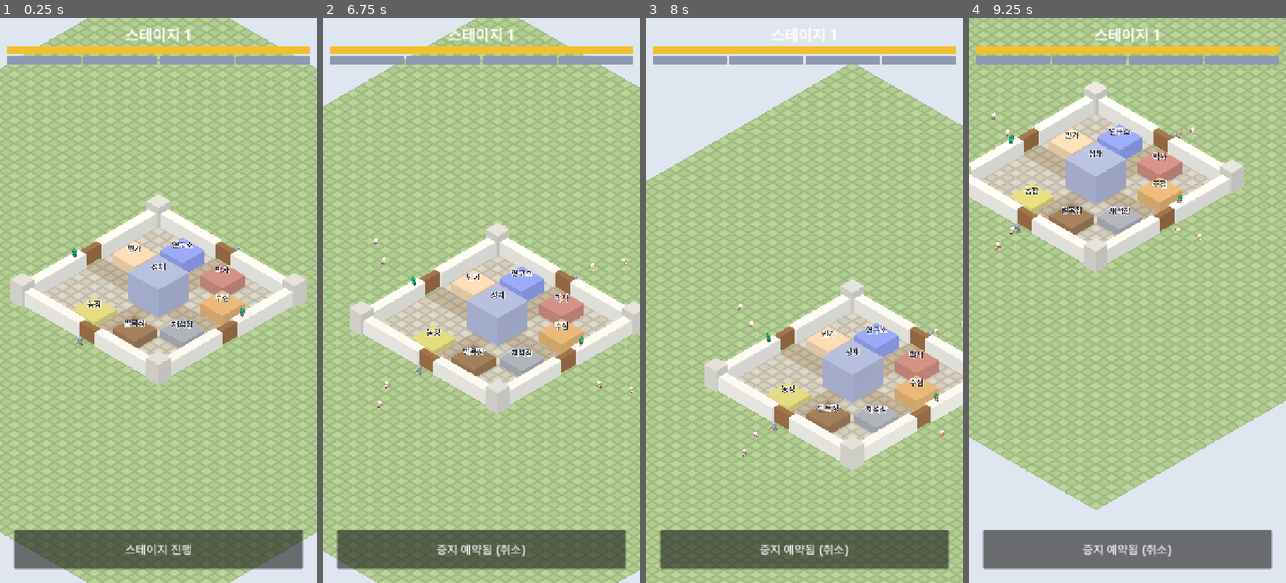
Above: before the commit, frames 1-4 (left to right).
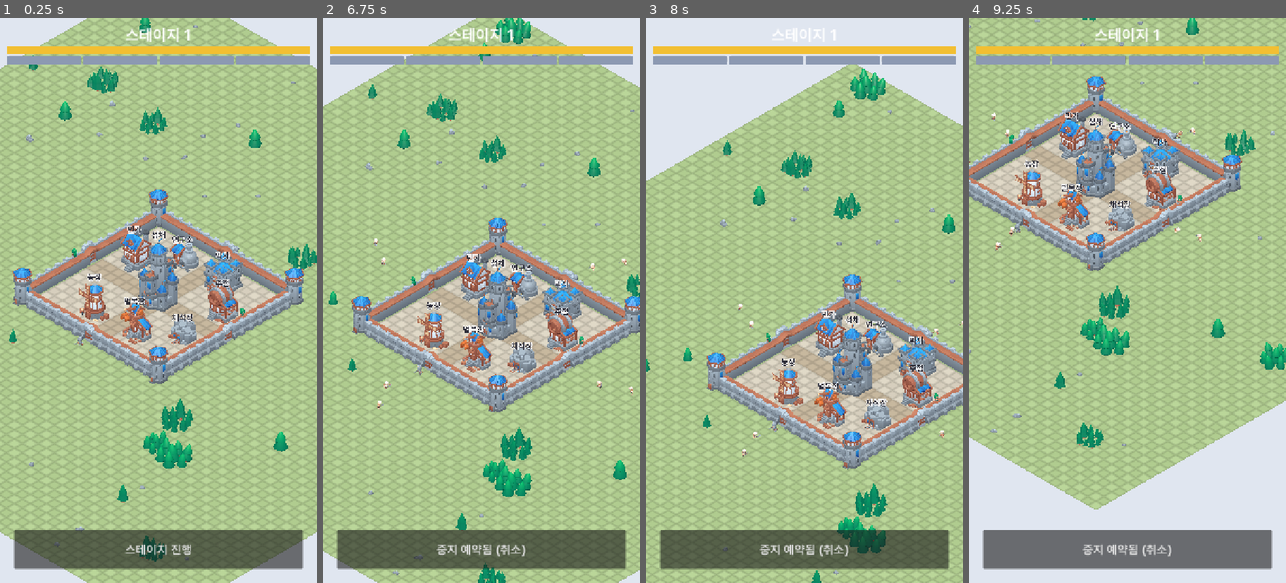
Above: after the commit, the same moments.

Repository: ILSEONG/CastleRPG
Game: Godot game, scene res://scenes/main.tscn
Same seed, same stepped clock (60 frames per second), same inputs: the game is played once before the commit and once after it.
Inputs (mouse positions are in pixels of both pictures, inside the frame that each line leads up to):
- Up to frame 1 (0.25 s): no input
- Up to frame 2 (6.75 s): click "스테이지 진행" at 0.5 s; click "이번 스테이지 후 중지" at 1.25 s; click "중지 예약됨 (취소)" at 2 s; click "이번 스테이지 후 중지" at 2.75 s; click "중지 예약됨 (취소)" at 3.5 s; click "이번 스테이지 후 중지" at 4.25 s; click "중지 예약됨 (취소)" at 5 s; move the mouse to (551, 272) at 5.77 s; click (551, 272) at 5.92 s; tap Enter at 6.5 s; drag from (418, 328) to (465, 413) at 6.52 s
- Up to frame 3 (8 s): move the mouse to (836, 176) at 7.27 s; click (836, 176) at 7.42 s
- Up to frame 4 (9.25 s): drag from (1111, 413) to (1032, 215) at 8.02 s; move the mouse to (1222, 385) at 8.77 s; click (1222, 385) at 8.92 s

The runs differ from the first frame. In frame 1, 16% of the frame differs, in the area x 2-100%, y 0-97%; in frame 2, 16%, in the area x 1-100%, y 0-100%; in frame 3, 15%; in frame 4, 15%.

Commit message:
feat: KayKit castle walls, gates, towers, buildings and nature scatter
Co-Authored-By: Claude Opus 5.5 <noreply@anthropic.com>

Diff:
--- a/scripts/art.gd
+++ b/scripts/art.gd
@@ -4,10 +4,6 @@
 ## 오토로드 참조 없음 → 헤드리스 테스트에서 preload 가능.
 
 const HERO_SELECTED := Color(1.0, 0.9, 0.2)
-# 아래 셋은 플레이스홀더용. Task 2·3에서 안 쓰게 되면 삭제.
-const WALL := Color(0.86, 0.84, 0.78)
-const TOWER := Color(0.78, 0.76, 0.70)
-const GATE := Color(0.55, 0.38, 0.22)
 
 const CHARACTER_SCALE := 0.75     # KayKit 캐릭터 키 약 2.2 → 약 1.65m
 const CORPSE_SEC := 1.6           # 몬스터 사망 애니메이션 뒤 제거까지
@@ -90,15 +86,6 @@
 	return mi
 
 
-## 바닥이 y=0에 닿는 박스. (플레이스홀더용 — Task 3 뒤 안 쓰면 삭제)
-static func box(size: Vector3, color: Color) -> MeshInstance3D:
-	var bm := BoxMesh.new()
-	bm.size = size
-	var mi := mesh(bm, color)
-	mi.position.y = size.y / 2.0
-	return mi
-
-
 static func instance(path: String) -> Node3D:
 	return (load(path) as PackedScene).instantiate()
 
--- a/scripts/balance.gd
+++ b/scripts/balance.gd
@@ -27,7 +27,6 @@
 const WALL_H := 3.0                   # 성벽 높이 = 성벽 위 발판 높이
 const GATE_W := 4.0                   # 성문 폭 (2타일)
 const TOWER_SIZE := 3.0               # 모서리 탑 한 변
-const TOWER_H := 4.5
 const MAP_HALF := 70.0                # 바닥 절반 크기
 const SPAWN_MARGIN := 22.0            # 성벽 바깥면에서 스폰 지점까지
 const SPAWN_SPREAD := 6.0             # 스폰 지점 좌우 흩어짐 (±)
@@ -51,14 +50,14 @@
 ## 건물 배치 (플레이스홀더). cell = 최소 모서리 타일 좌표, size = 타일 수. 성 중심이 타일 경계 (0,0).
 ## 레벨 1 내부 타일 범위 -8..7. 성채 외 건물은 벽 쪽 1칸 여유(-7..6)를 두고 십자 도로(-1·0)를 피한다.
 const BUILDINGS := [
-	{"id": "keep", "name": "성채", "cell": Vector2i(-2, -2), "size": Vector2i(4, 4), "height": 6.0, "color": Color(0.62, 0.64, 0.72)},
-	{"id": "barracks", "name": "막사", "cell": Vector2i(1, -7), "size": Vector2i(3, 3), "height": 2.4, "color": Color(0.72, 0.48, 0.42)},
-	{"id": "tavern", "name": "주점", "cell": Vector2i(4, -4), "size": Vector2i(3, 3), "height": 2.4, "color": Color(0.80, 0.62, 0.38)},
-	{"id": "lab", "name": "연구소", "cell": Vector2i(-4, -7), "size": Vector2i(3, 3), "height": 2.8, "color": Color(0.52, 0.56, 0.80)},
-	{"id": "houses", "name": "민가", "cell": Vector2i(-7, -4), "size": Vector2i(3, 3), "height": 2.0, "color": Color(0.86, 0.74, 0.58)},
-	{"id": "lumber", "name": "벌목장", "cell": Vector2i(1, 4), "size": Vector2i(3, 3), "height": 1.8, "color": Color(0.55, 0.42, 0.28)},
-	{"id": "quarry", "name": "채석장", "cell": Vector2i(4, 1), "size": Vector2i(3, 3), "height": 1.6, "color": Color(0.60, 0.60, 0.60)},
-	{"id": "farm", "name": "농장", "cell": Vector2i(-4, 4), "size": Vector2i(3, 3), "height": 1.0, "color": Color(0.78, 0.74, 0.40)},
+	{"id": "keep", "name": "성채", "cell": Vector2i(-2, -2), "size": Vector2i(4, 4)},
+	{"id": "barracks", "name": "막사", "cell": Vector2i(1, -7), "size": Vector2i(3, 3)},
+	{"id": "tavern", "name": "주점", "cell": Vector2i(4, -4), "size": Vector2i(3, 3)},
+	{"id": "lab", "name": "연구소", "cell": Vector2i(-4, -7), "size": Vector2i(3, 3)},
+	{"id": "houses", "name": "민가", "cell": Vector2i(-7, -4), "size": Vector2i(3, 3)},
+	{"id": "lumber", "name": "벌목장", "cell": Vector2i(1, 4), "size": Vector2i(3, 3)},
+	{"id": "quarry", "name": "채석장", "cell": Vector2i(4, 1), "size": Vector2i(3, 3)},
+	{"id": "farm", "name": "농장", "cell": Vector2i(-4, 4), "size": Vector2i(3, 3)},
 ]
 
 
--- a/scripts/buildings.gd
+++ b/scripts/buildings.gd
@@ -1,30 +1,68 @@
 extends Node3D
-## 성 안 건물 플레이스홀더 (Balance.BUILDINGS). 기능 없음 — 크기·배치 확인용.
-## 건물 기능(자원·업그레이드)은 서브프로젝트 2.
+## 성 안 건물(KayKit 모델, 기능 없음 — 서브프로젝트 2)과 성 밖 자연물 장식.
+## 건물은 모델 AABB를 재서 부지에 맞는 최대 균일 배율로 놓는다. 자연물은 시드 고정 난수로 흩는다.
 
 const Balance := preload("res://scripts/balance.gd")
 const Art := preload("res://scripts/art.gd")
 const FONT := preload("res://assets/fonts/Pretendard-SemiBold.otf")
 
-const GAP := 0.4  # 타일 경계와 건물 벽 사이 여유 (격자선이 보이게)
+var half: float = 16.0  # 성 내부 절반 크기. main이 add_child 전에 castle.half로 설정
 
 
 func _ready() -> void:
 	for b in Balance.BUILDINGS:
-		var size := Vector3(b.size.x * Balance.TILE - GAP, b.height, b.size.y * Balance.TILE - GAP)
-		var center := Vector3((b.cell.x + b.size.x / 2.0) * Balance.TILE, 0, (b.cell.y + b.size.y / 2.0) * Balance.TILE)
-		var box := Art.box(size, b.color)
-		box.position += center
-		add_child(box)
-		var label := Label3D.new()
-		label.text = b.name
-		label.font = FONT
-		label.font_size = 48
-		label.outline_size = 12
-		label.pixel_size = 0.03
-		label.billboard = BaseMaterial3D.BILLBOARD_ENABLED
-		label.no_depth_test = true
-		label.modulate = Color(0.18, 0.18, 0.22)
-		label.outline_modulate = Color(1, 1, 1, 0.9)
-		label.position = center + Vector3(0, b.height + 1.2, 0)
-		add_child(label)
+		_place_building(b)
+	_scatter_nature()
+
+
+func _place_building(b: Dictionary) -> void:
+	var plot := Vector2(b.size.x * Balance.TILE - Art.BUILDING_GAP, b.size.y * Balance.TILE - Art.BUILDING_GAP)
+	var center := Vector3((b.cell.x + b.size.x / 2.0) * Balance.TILE, 0, (b.cell.y + b.size.y / 2.0) * Balance.TILE)
+	var model := Art.instance(Art.BUILDING_MODELS[b.id])
+	var box := Art.model_aabb(model)
+	var s := minf(plot.x / box.size.x, plot.y / box.size.z)
+	model.scale = Vector3.ONE * s
+	model.position = center - Vector3(box.get_center().x, box.position.y, box.get_center().z) * s
+	add_child(model)
+	var label := Label3D.new()
+	label.text = b.name
+	label.font = FONT
+	label.font_size = 48
+	label.outline_size = 12
+	label.pixel_size = 0.03
+	label.billboard = BaseMaterial3D.BILLBOARD_ENABLED
+	label.no_depth_test = true
+	label.modulate = Color(0.18, 0.18, 0.22)
+	label.outline_modulate = Color(1, 1, 1, 0.9)
+	label.position = center + Vector3(0, box.size.y * s + 1.0, 0)
+	add_child(label)
+
+
+## 성벽 근처·괴물 진입로(두 축)·서로 가까운 자리를 피해 나무·바위를 흩는다.
+func _scatter_nature() -> void:
+	var rng := RandomNumberGenerator.new()
+	rng.seed = Art.NATURE_SEED
+	var keep_out := half + Balance.WALL_T + Art.NATURE_CASTLE_MARGIN
+	var lim := Balance.MAP_HALF - 4.0
+	var placed: Array[Vector2] = []
+	var tries := 0
+	while placed.size() < Art.NATURE_COUNT and tries < Art.NATURE_COUNT * 20:
+		tries += 1
+		var p := Vector2(rng.randf_range(-lim, lim), rng.randf_range(-lim, lim))
+		if maxf(absf(p.x), absf(p.y)) < keep_out:
+			continue
+		if absf(p.x) < Art.LANE_HALF_WIDTH or absf(p.y) < Art.LANE_HALF_WIDTH:
+			continue
+		var crowded := false
+		for q in placed:
+			if p.distance_to(q) < Art.NATURE_MIN_GAP:
+				crowded = true
+				break
+		if crowded:
+			continue
+		placed.append(p)
+		var n := Art.instance(Art.NATURE_MODELS[rng.randi_range(0, Art.NATURE_MODELS.size() - 1)])
+		n.position = Vector3(p.x, 0, p.y)
+		n.rotation.y = rng.randf_range(0.0, TAU)
+		n.scale = Vector3.ONE * Art.NATURE_SCALE * rng.randf_range(0.8, 1.2)
+		add_child(n)
--- a/scripts/castle.gd
+++ b/scripts/castle.gd
@@ -1,7 +1,8 @@
 extends Node3D
-## 성벽 4면(두께·높이 있는 벽) + 모서리 탑 + 성문 4개. 성문 HP의 진실은 GameState.
+## 성벽 4면 + 모서리 탑 + 성문 4개 (KayKit 모델). 성문 HP의 진실은 GameState.
 ## 여기는 시각화·탭 판정 영역·위치 제공만. 크기는 GameState.keep_level의 내부 크기,
 ## 위치 계산은 Formation static 함수에 위임한다.
+## 성벽은 wall_straight 조각을 "성문 가장자리 ~ 모서리 탑 가장자리" 구간에 균등 분할로 채운다.
 ## side: 0=N(-z) 1=E(+x) 2=S(+z) 3=W(-x)
 
 const Balance := preload("res://scripts/balance.gd")
@@ -13,32 +14,37 @@
 const TAP_MARGIN := Vector3(1, 1, 1)  # 탭 판정 박스 여유
 
 var half: float = 0.0
-var _gate_meshes: Array = []
+var _gate_doors: Array = []  # side -> [문짝 Node3D 두 개]
 
 
 func _ready() -> void:
 	half = Balance.interior_half(GameState.keep_level)
-	var seg_len := half + Balance.WALL_T - Balance.GATE_W / 2.0  # 성문 옆 벽 한 토막 (모서리 바깥까지)
+	var c := half + Balance.WALL_T / 2.0  # 성벽 중심선
+	var run := c - Balance.TOWER_SIZE / 2.0 - Balance.GATE_W / 2.0
+	var pieces := maxi(1, roundi(run / Art.WALL_PIECE_TARGET))
+	var piece_len := run / pieces
+	var sy := Balance.WALL_H / Art.WALL_MODEL_H
+	var sz := Balance.WALL_T / Art.WALL_MODEL_T
 	for side in 4:
+		var dir: Vector3 = Formation.SIDE_DIR[side]
 		var perp := Formation.perp(side)
 		var center := Formation.gate_position(half, side)
+		var yaw := atan2(dir.x, dir.z)  # 모델 정면(+Z)이 성 바깥을 보게
+		var gate := _place(Art.GATE_MODEL, center, yaw, Vector3(Balance.GATE_W / Art.WALL_MODEL_LEN, sy, sz))
+		var doors: Array = []
+		for door_name in Art.GATE_DOORS:
+			doors.append(gate.find_child(door_name, true, false))
+		_gate_doors.append(doors)
+		_add_tap_area(center, _along(perp, Balance.GATE_W, Balance.WALL_H, Balance.WALL_T), LAYER_GATE, side)
+		var seg_len := half + Balance.WALL_T - Balance.GATE_W / 2.0
 		for s in [-1.0, 1.0]:
+			for i in pieces:
+				var along: float = Balance.GATE_W / 2.0 + piece_len * (i + 0.5)
+				_place(Art.WALL_MODEL, center + perp * s * along, yaw, Vector3(piece_len / Art.WALL_MODEL_LEN, sy, sz))
 			var seg_center: Vector3 = center + perp * s * (Balance.GATE_W + seg_len) / 2.0
-			var seg_size := _along(perp, seg_len, Balance.WALL_H, Balance.WALL_T)
-			var seg := Art.box(seg_size, Art.WALL)
-			seg.position += seg_center
-			add_child(seg)
-			_add_tap_area(seg_center, seg_size, LAYER_WALL, side)
-		var door := Art.box(_along(perp, Balance.GATE_W, Balance.WALL_H, Balance.WALL_T * 0.6), Art.GATE)
-		door.position += center
-		add_child(door)
-		_gate_meshes.append(door)
-		_add_tap_area(center, _along(perp, Balance.GATE_W, Balance.WALL_H, Balance.WALL_T), LAYER_GATE, side)
-	var c := half + Balance.WALL_T / 2.0
+			_add_tap_area(seg_center, _along(perp, seg_len, Balance.WALL_H, Balance.WALL_T), LAYER_WALL, side)
 	for corner in [Vector3(c, 0, c), Vector3(-c, 0, c), Vector3(c, 0, -c), Vector3(-c, 0, -c)]:
-		var tower := Art.box(Vector3(Balance.TOWER_SIZE, Balance.TOWER_H, Balance.TOWER_SIZE), Art.TOWER)
-		tower.position += corner
-		add_child(tower)
+		_place(Art.TOWER_MODEL, corner, 0.0, Vector3.ONE * Art.TOWER_SCALE)
 	GameState.gate_hp_changed.connect(_on_gate_hp_changed)
 
 
@@ -57,6 +63,15 @@
 func spawn_position(side: int) -> Vector3:
 	return Formation.spawn_center(half, side) \
 		+ Formation.perp(side) * randf_range(-Balance.SPAWN_SPREAD, Balance.SPAWN_SPREAD)
+
+
+func _place(path: String, pos: Vector3, yaw: float, scl: Vector3) -> Node3D:
+	var n := Art.instance(path)
+	n.position = pos
+	n.rotation.y = yaw
+	n.scale = scl
+	add_child(n)
+	return n
 
 
 ## perp 방향 길이 length, 높이 height, 면 방향 두께 thickness 인 박스 크기.
@@ -80,8 +95,6 @@
 	add_child(area)
 
 
-func _on_gate_hp_changed(side: int, hp: float, hp_max: float) -> void:
-	var mi: MeshInstance3D = _gate_meshes[side]
-	mi.visible = hp > 0.0
-	var mat := mi.material_override as StandardMaterial3D
-	mat.albedo_color = Art.GATE.darkened(0.6 * (1.0 - hp / hp_max))
+func _on_gate_hp_changed(side: int, hp: float, _hp_max: float) -> void:
+	for door in _gate_doors[side]:
+		door.visible = hp > 0.0
--- a/scripts/main.gd
+++ b/scripts/main.gd
@@ -22,7 +22,9 @@
 	castle = CastleScript.new()
 	add_child(castle)
 	_build_ground(castle.half)
-	add_child(BuildingsScript.new())
+	var scenery = BuildingsScript.new()
+	scenery.half = castle.half
+	add_child(scenery)
 	var rig = CameraRigScript.new()
 	add_child(rig)
 	camera = rig.camera
